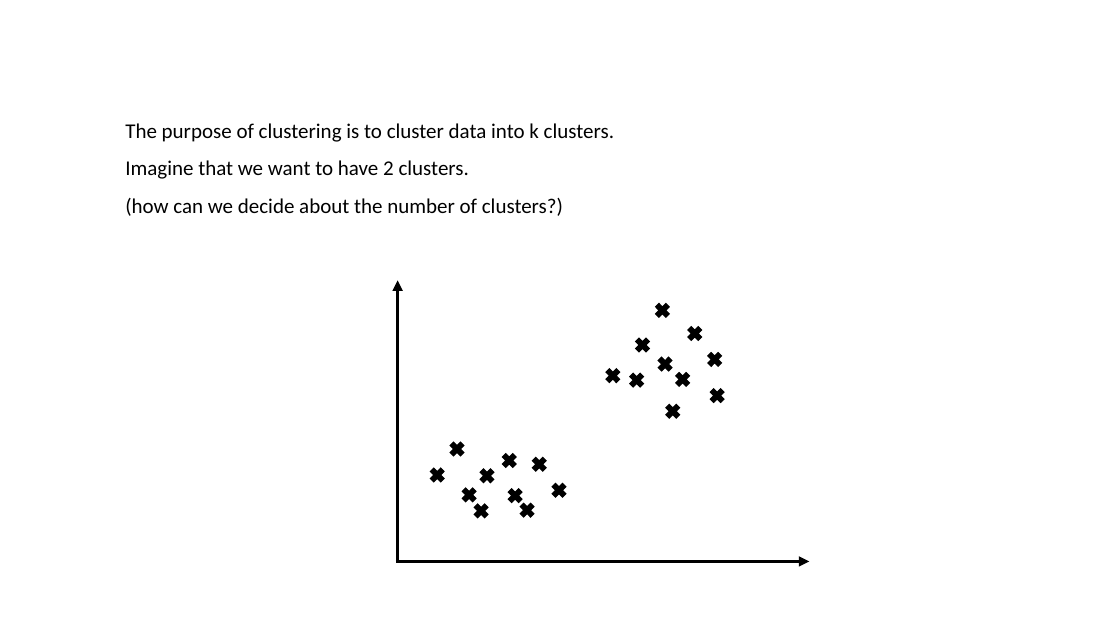
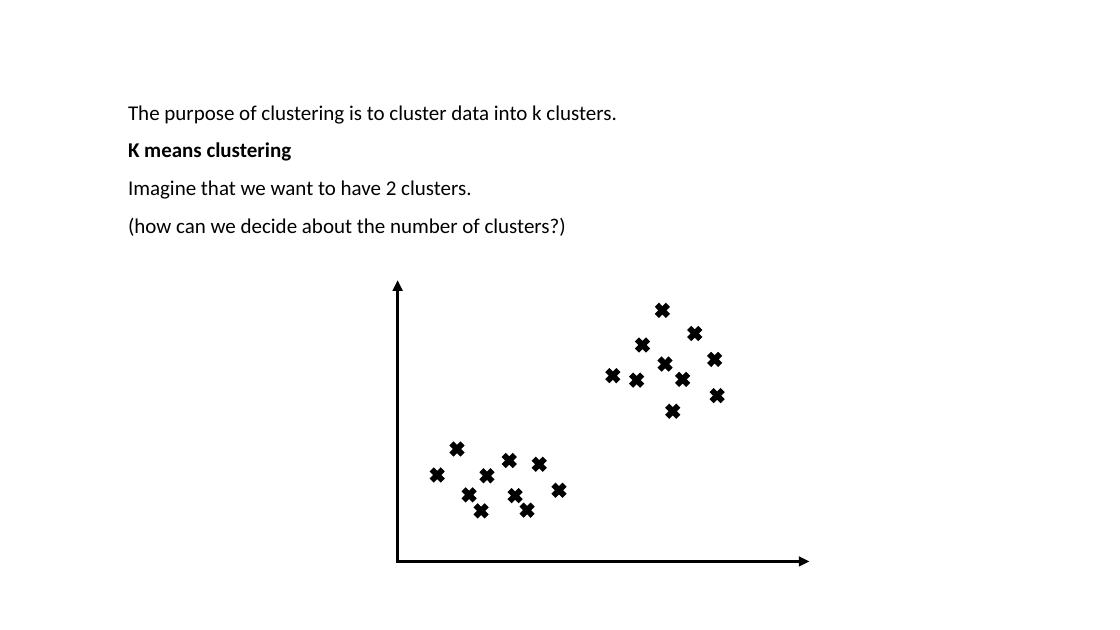
Before and after one commit to Asieh-Daneshi/MachineLearningMaterial, a slide deck: slide 3 of S5_Session5.pptx. Drawn at 1120x630 pixels with LibreOffice and Linux fonts; fonts in the diff are those of the drawing. Boxes give left, top, right and bottom in pixels: in the first picture for what was removed or moved away, otherwise in the second. Text is boxed around its words. In the diff, an @@ line names an element or a change of style, - is before the commit and + after.

```diff
--- a/S5_Session5.pptx
+++ b/S5_Session5.pptx
@@ text "The purpose of clustering is ...": place and size @@
-text "The purpose of clustering is ..." at [125,123,614,216]
+text "The purpose of clustering is ..." at [128,105,616,236]
@@ text at [128,142,292,161]: paragraph added @@
+K means clustering
```
Also in this commit, not shown: 1 other slide changed, 3 slides added.
